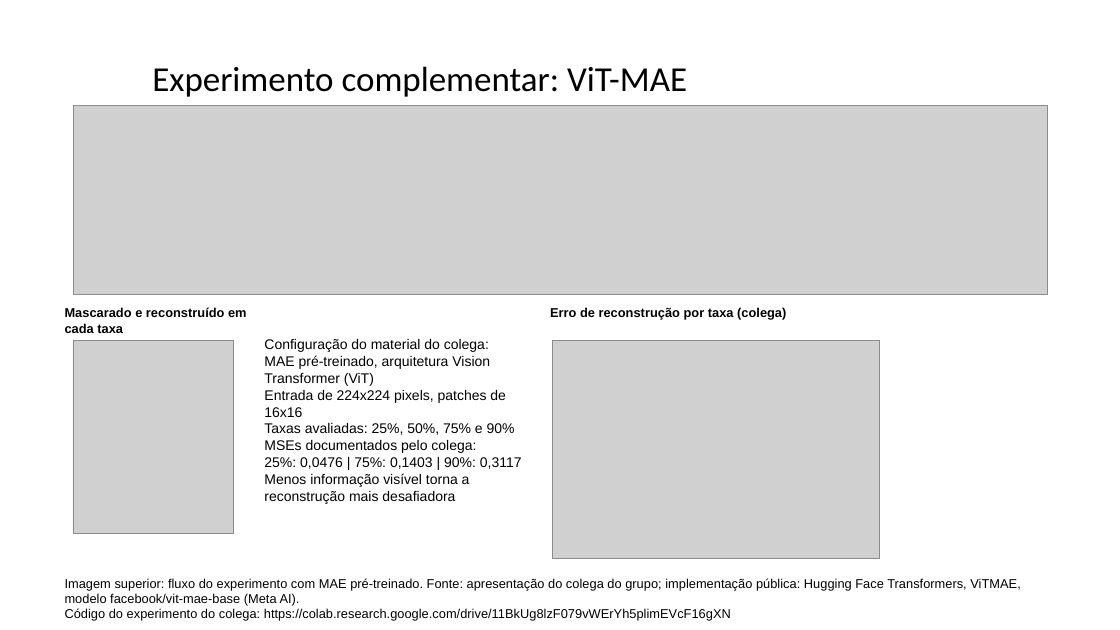
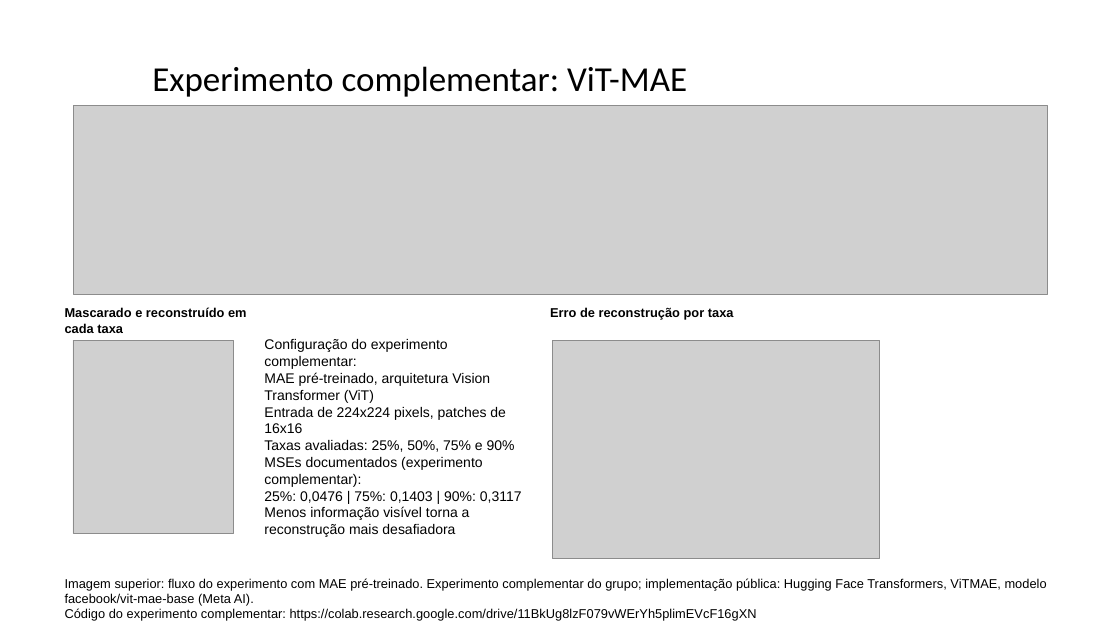
Before and after one commit to frederico-mello/seminario-masked-modeling, a slide deck: slide 8 of slides/seminario_masked_modeling.pptx. Drawn at 1120x630 pixels with LibreOffice and Linux fonts; fonts in the diff are those of the drawing; grey boxes stand for pictures. Boxes give left, top, right and bottom in pixels: in the first picture for what was removed or moved away, otherwise in the second. Text is boxed around its words. In the diff, an @@ line names an element or a change of style, - is before the commit and + after.

```diff
--- a/slides/seminario_masked_modeling.pptx
+++ b/slides/seminario_masked_modeling.pptx
@@ text at box(550, 307, 734, 320): text changed @@
-Erro de reconstrução por taxa (colega)
+Erro de reconstrução por taxa
@@ text at box(264, 339, 448, 369): text changed @@
-Configuração do material do colega:
+Configuração do experimento complementar:
@@ text at box(264, 457, 483, 487): text changed @@
-MSEs documentados pelo colega:
+MSEs documentados (experimento complementar):
@@ text at box(65, 578, 1047, 621): text changed @@
-Imagem superior: fluxo do experimento com MAE pré-treinado. Fonte: apresentação do colega do grupo; implementação pública: Hugging Face Transformers, ViTMAE, modelo facebook/vit-mae-base (Meta AI).
-Código do experimento do colega: https://colab.research.google.com/drive/11BkUg8lzF079vWErYh5plimEVcF16gXN
+Imagem superior: fluxo do experimento com MAE pré-treinado. Experimento complementar do grupo; implementação pública: Hugging Face Transformers, ViTMAE, modelo facebook/vit-mae-base (Meta AI).
+Código do experimento complementar: https://colab.research.google.com/drive/11BkUg8lzF079vWErYh5plimEVcF16gXN
```
Also in this commit, not shown: 5 other slides changed, 15 other files.
